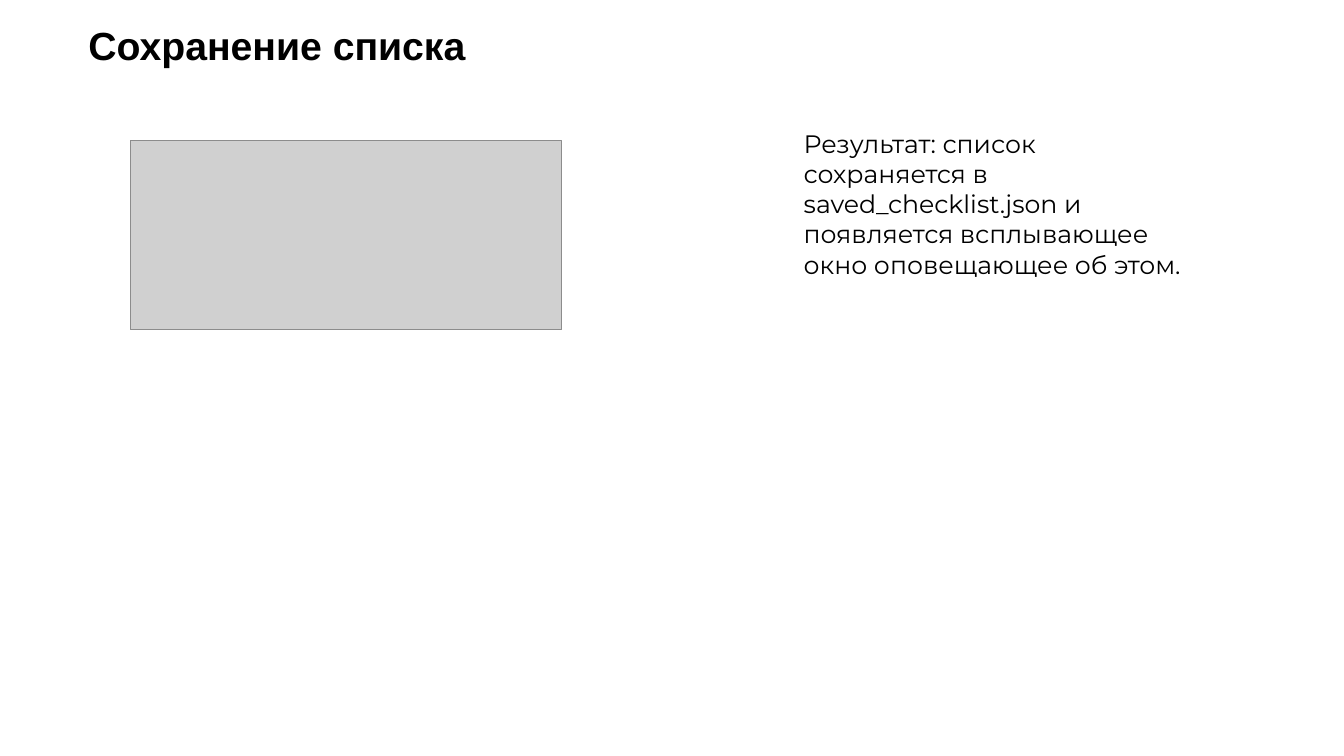
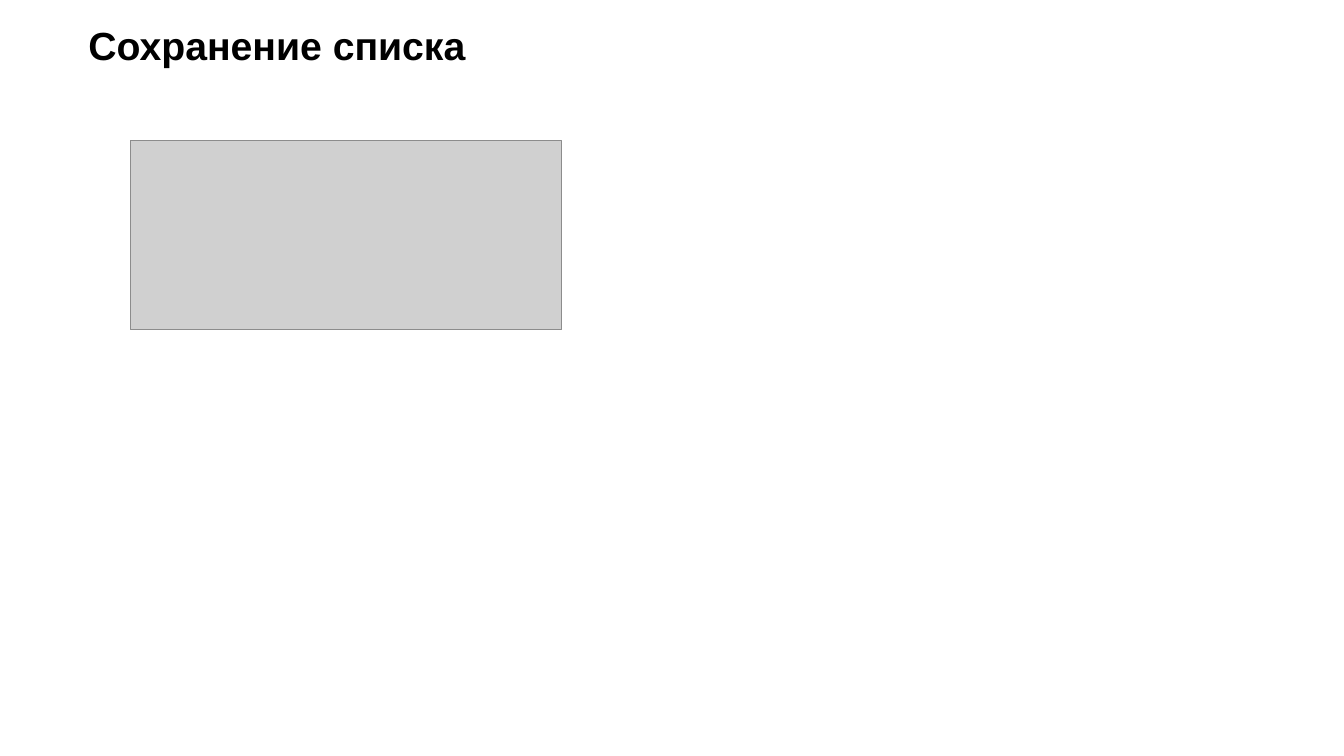
Before and after one commit to Samira13456/project3, a slide deck: slide 15 of pr3.pptx. Drawn at 1344x756 pixels with LibreOffice and Linux fonts; fonts in the diff are those of the drawing; grey boxes stand for pictures; background and template pictures are left out. Boxes give left, top, right and bottom in pixels: in the first picture for what was removed or moved away, otherwise in the second. Text is boxed around its words. In the diff, an @@ line names an element or a change of style, - is before the commit and + after.

```diff
--- a/pr3.pptx
+++ b/pr3.pptx
@@ text removed at [804, 135, 1180, 277] @@
-Результат: список сохраняется в saved_checklist.json и появляется всплывающее окно оповещающее об этом.
```
Also in this commit, not shown: 7 other slides changed, 3 slides added, 2 slides removed.
